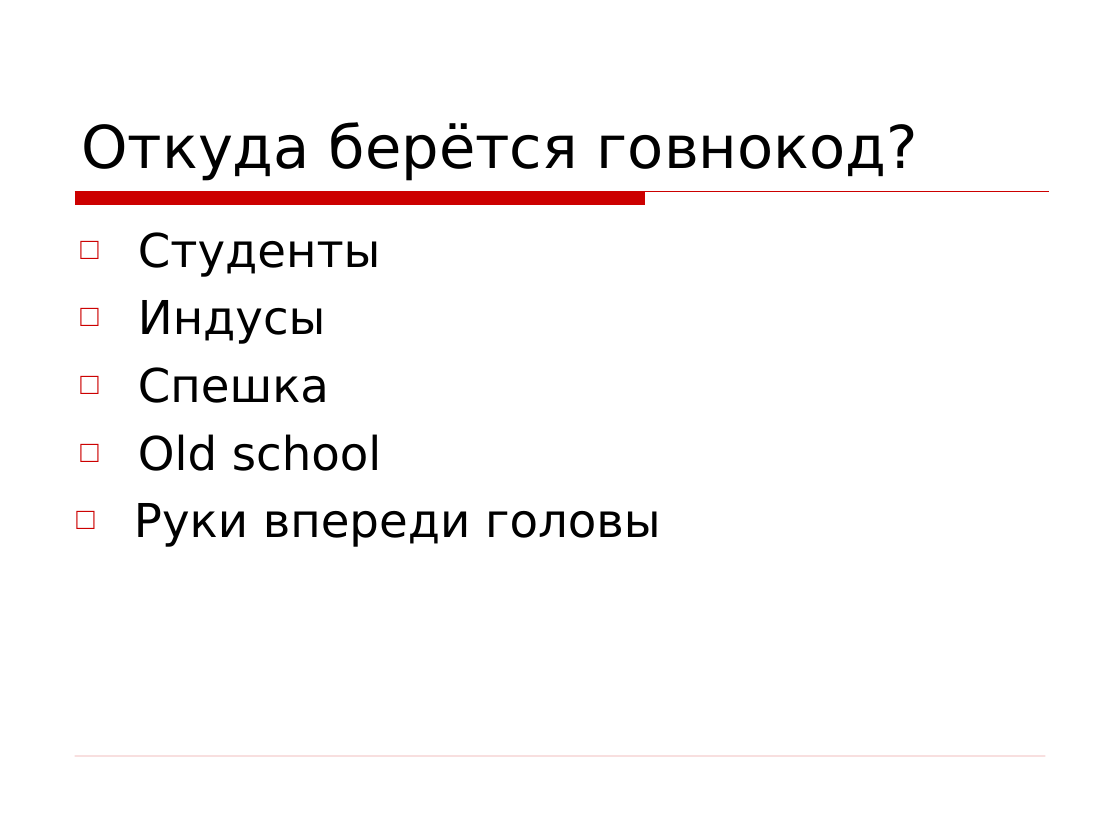
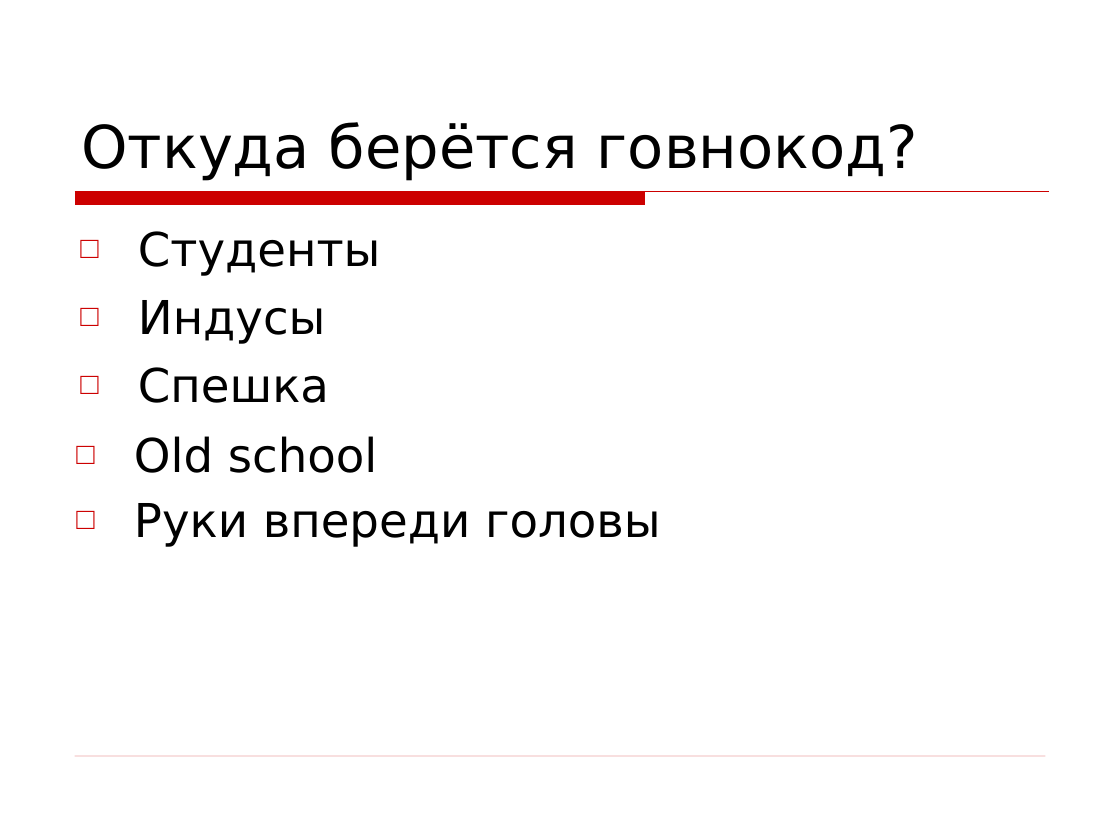
Before and after one commit to asolntsev/presentations, a slide deck: slide 27 of wtf-code/WTF_code.devclub.ru.ppt (slide 26 before the commit). Drawn at 1120x840 pixels with LibreOffice and Linux fonts; fonts in the diff are those of the drawing; background and template pictures are left out. Boxes give left, top, right and bottom in pixels: in the first picture for what was removed or moved away, otherwise in the second. Text is boxed around its words. In the diff, an @@ line names an element or a change of style, - is before the commit and + after.

```diff
--- a/wtf-code/WTF_code.devclub.ru.ppt
+++ b/wtf-code/WTF_code.devclub.ru.ppt
@@ text added at box(134, 436, 377, 473), 30 pt, text #000000 @@
+□ Old school
@@ text at box(138, 434, 381, 471): paragraph removed @@
-□ Old school
```
Also in this commit, not shown: 12 other slides changed, 5 slides added, 2 slides removed.
